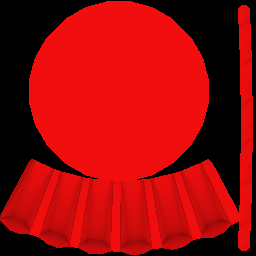
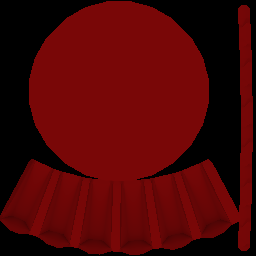
Revision of a layered 256 × 256 image; what changed, layer by layer:
"ao.png": blend overlay → normal, painted on it over bbox(0, 1, 253, 255)
